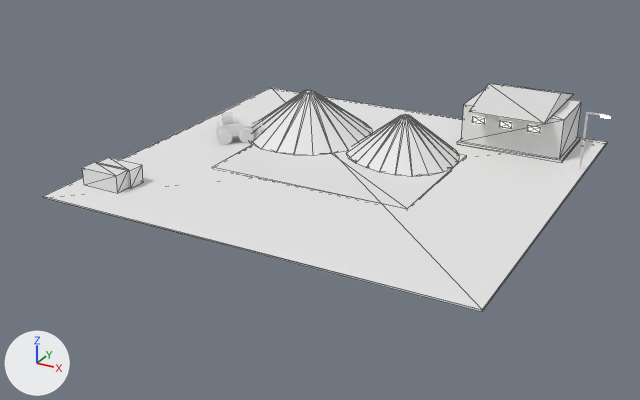
Two versions of the FBX model Assets/Art/KayseriIsland/Models/Copper/Phase1/Depot_P1.fbx, one commit apart.
The view is the same before and after, from a 50 mm camera at (63.7, -253.2, 64.7) aimed at (-1.7, -134.2, 5.2). Lighting does not change. The marker at lower left points along +X, +Y and +Z. The first picture is the older version. Mesh edges are drawn as thin lines on the coarser meshes. Where no turn or scale is listed for an object, it has been applied to the vertices.

The first picture shows 'Depot.Containers', 'Depot.Loader', 'Depot.Pile0', 'Depot.Pile1', 'Depot.Shed1', 'Depot.Yard' and 1 more.
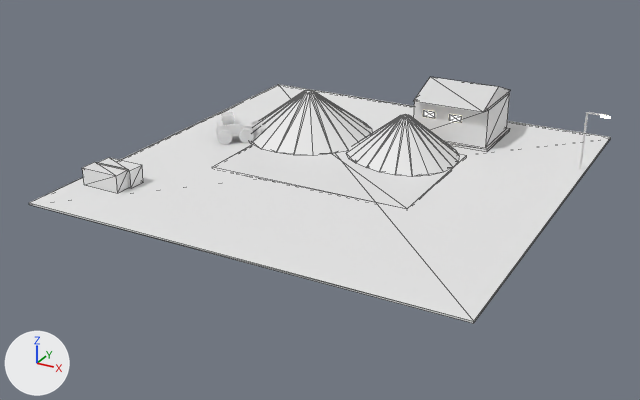
Edits to the bpy script that builds the scene:
```text
Change me_depot_yard_001:
    used by ob_depot_yard; location = (0.0, 0.0, 9.0)
    remove me_depot_yard_001.from_pydata(...)  # 16 vertices, 24 faces; spans x -36.0..36.0, y -162.0..-94.0, z 0.0..0.4
    add me_depot_yard_001.from_pydata(...)  # 16 vertices, 24 faces; spans x -36.0..36.0, y -165.0..-91.0, z 0.0..0.4
    me_depot_yard_001 part 1: the loose piece of 8 vertices spanning x -36.0..36.0, y -162.0..-94.0, z 0.0..0.3 is scaled about its middle by (1, 1.09, 1)
Change me_depot_shed1_001:
    used by ob_depot_shed1; location = (22.0, -102.0, 9.3)
    verts and faces of me_depot_shed1_001; kept vertices keep their numbers, new ones are numbered from 70
    before: 16 (6.6, -9.6, 7.5) at pixel (544, 123), 17 (6.6, 9.6, 7.5) at pixel (573, 94), 18 (6.6, 0.0, 10.1) at pixel (561, 93), 19 (-6.6, -9.6, 7.5) at pixel (469, 111), 20 (-6.6, 9.6, 7.5) at pixel (504, 84)
    before: 21 (-6.6, 0.0, 10.1) at pixel (488, 83)
    remove me_depot_shed1_001.from_pydata(...)  # 70 vertices, 104 faces; spans x -9.5..9.5, y -9.6..9.6, z 0.0..10.1
    add me_depot_shed1_001.from_pydata(...)  # 62 vertices, 92 faces; spans x -7.5..7.5, y -7.6..7.6, z 0.0..10.1
    me_depot_shed1_001 part 2: a new loose piece, a box spanning x -7.5..7.5, y -6.5..6.5, z 0.0..0.5, in mat_concrete_dk (white #e7e7e7)
    me_depot_shed1_001 part 3: a new loose piece, a box spanning x -7.0..7.0, y -6.0..6.0, z 0.5..7.5, in mat_wood_lt (white #e7e7e7)
    me_depot_shed1_001 part 4: the loose piece of 8 vertices spanning x -7.1..-4.9, y -6.1..-5.9, z 4.5..5.6 is moved by (2.0, 0.0, 0.0)
    me_depot_shed1_001 part 5: the loose piece of 8 vertices spanning x -2.1..0.1, y -6.1..-5.9, z 4.5..5.6 is moved by (2.0, 0.0, 0.0)
    me_depot_shed1_001 part 6: 6 loose pieces with 48 vertices, spanning x -9.5..9.5, y -6.5..6.5, z 0.0..7.5, are deleted
    me_depot_shed1_001 part 7
    add delete_vertices([16, 17, 19, 20])  # with the faces that use them
    add verts[70] = (6.6, -7.6, 7.5)  # pixel (483, 112)
    add verts[71] = (6.6, 7.6, 7.5)  # pixel (510, 90)
    add verts[72] = (-6.6, -7.6, 7.5)  # pixel (413, 101)
    add verts[73] = (-6.6, 7.6, 7.5)
    add faces += [(18, 70, 71), (21, 73, 72), (70, 72, 71), (18, 71, 73), (18, 21, 70), (71, 72, 73)]  # mat_roof_red (white #e7e7e7)
    add faces += [(18, 73, 21), (21, 72, 70)]  # mat_roof_red (white #e7e7e7)
    other edits to the shape of me_depot_shed1_001 do not show in these pictures
Change ob_depot_shed1:
    ob_depot_shed1.location: (22.0, -102.0, 9.3) -> (11.0, -103.0, 9.3)
```

Location of each change, (x1, y1, x2, y2) in pixels of the pictures (640 x 400 px; the box of a moved part takes in the faces that stretch with it):
'Depot.Yard', reshaped (7% taller)
    before: (43, 88, 607, 312)
    after: (29, 84, 611, 323)
'Depot.Shed1', reshaped, moved (23% narrower)
    before: (457, 84, 582, 163)
    after: (414, 77, 510, 152)
part 2 of me_depot_shed1_001, added
    after: (443, 128, 510, 152)
part 3 of me_depot_shed1_001, added
    after: (414, 92, 510, 148)
part 4 of me_depot_shed1_001, moved or reshaped
    before: (472, 116, 485, 124)
    after: (423, 110, 435, 118)
part 5 of me_depot_shed1_001, moved or reshaped
    before: (499, 121, 512, 129)
    after: (449, 115, 461, 122)
part 6 of me_depot_shed1_001, deleted
    before: (457, 89, 582, 163)
part 7 of me_depot_shed1_001, moved or reshaped
    before: (470, 84, 573, 124)
    after: (414, 77, 510, 112)
